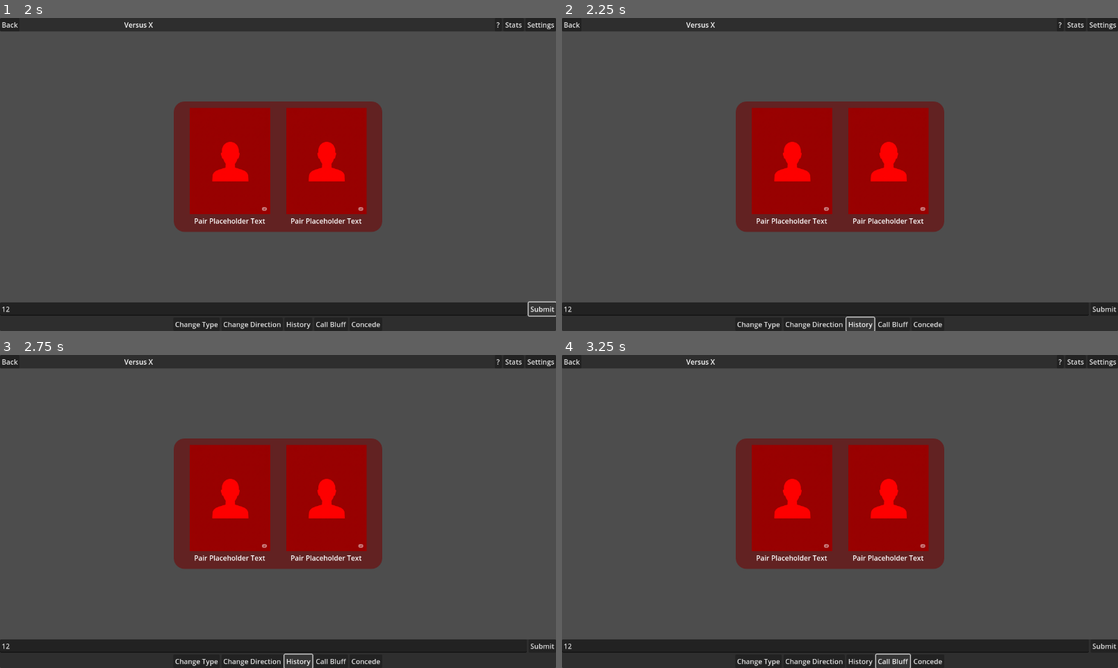
Above: before the commit, frames 1-4 (two rows, left to right).
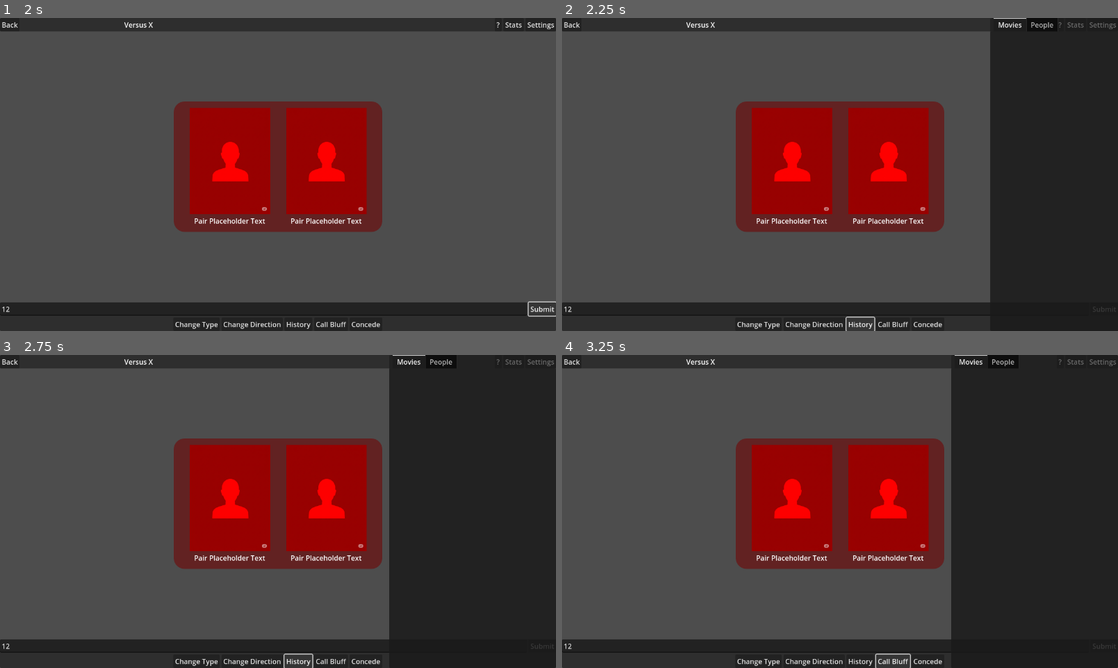
Above: after the commit, the same moments.

Repository: PlanetAriumGameStudio/movie-bluff-gameapp
Game: Godot game, scene res://scenes/game_scenes/competitive_game.tscn
Two runs of this game, one before a commit and one after it. Both use one fixed random seed, a clock stepped at 60 frames per second and the inputs below. This scene is started directly instead of the project's main scene.
Inputs (mouse positions are in pixels of both pictures, inside the frame that each line leads up to):
- Up to frame 1 (2 s): click (261, 309) at 0.52 s; type "12" at 0.6 s; click "Submit" at 1.25 s
- Up to frame 2 (2.25 s): click "History" at 2 s
- Up to frame 3 (2.75 s): no input
- Up to frame 4 (3.25 s): click "Call Bluff" at 2.75 s

Frame 1 is identical in both runs. In frame 2, 20% of the frame differs, in the area x 77-100%, y 0-100%; in frame 3, 26%, in the area x 70-100%, y 0-94%; in frame 4, 26%.

Commit message:
feat: start hooking up competitive scene to API

Diff:
--- a/scripts/game_scenes/competitive_game.gd
+++ b/scripts/game_scenes/competitive_game.gd
@@ -1,6 +1,21 @@
 extends BaseGame
 
+@onready var current_pair: MoviePersonPair = %CurrentPair
+@onready var waiting_overlay: PanelContainer = %WaitingOverlay
+@onready var history_panel: PanelContainer = %HistoryPanel
+@onready var history_button: Button = %HistoryButton
+@onready var call_bluff_button: Button = %CallBluffButton
+@onready var concede_button: Button = %ConcedeButton
+
 var player_is_active: bool = false
+var game_id: int
+var game_state: Dictionary
+var _history_panel_visible = false
+
+# --- Public Methods ---
+
+func start_game(p_game_id: int) -> void:
+	game_id = p_game_id
 
 # --- Virtual Method Override ---
 
@@ -8,48 +23,66 @@
 	print("Competitive Game Initializing")
 	set_title("Versus X")
 
+	# Connect UI signals
+	history_button.pressed.connect(_on_history_button_pressed)
+	call_bluff_button.pressed.connect(_on_call_bluff_button_pressed)
+	concede_button.pressed.connect(_on_concede_button_pressed)
 	submit_button.pressed.connect(_on_submission)
 	submission_input.text_submitted.connect(_on_submission)
 	change_type_toggle_button.pressed.connect(_on_change_type_toggle_button_button_down)
 
+	# Connect API signals
+	ApiClient.competitive_submission_succeeded.connect(_on_api_submission_succeeded)
+	ApiClient.competitive_game_state.connect(_on_api_game_state_received)
+	ApiClient.request_failed.connect(_on_api_request_failed)
+
 	set_state(State.INIT)
 
 # --- State Enter/Exit Logic ---
 
 func _enter_init():
 	print("Entering INIT state")
-	# TODO: Reset all game variables to their defaults
-
-	# TODO: Connect to all signals from our API client
-	# api_client.game_state_received.connect(_on_api_game_state_received)
-	# api_client.submission_succeeded.connect(_on_api_submission_succeeded)
-	# api_client.request_failed.connect(_on_api_request_failed)
-
-	# TODO: Initial fetch of the game state from the server
-	# api_client.fetch_game_state()
-
-	# For now, we'll just transition to waiting
-	set_state(State.WAITING_FOR_OPPONENT)
+	# Position the history panel off-screen initially and hide it
+	history_panel.position.x = get_viewport_rect().size.x
+	history_panel.hide()
+
+	# Reset game variables to their defaults
+	game_state = {}
+
+	# Initial fetch of the game state from the server
+	_fetch_game_state()
 
 
 func _enter_waiting_for_opponent():
 	print("Entering WAITING_FOR_OPPONENT state")
-	# TODO: Show UI indicating we are waiting for the other player
-	# This could be a waiting spinner, or a message.
-	# We might need a timer to periodically check the game state.
+	waiting_overlay.show()
+	# The concede button should be available even when waiting
+	concede_button.disabled = false
+	# All other controls should be disabled
+	call_bluff_button.disabled = true
+	submit_button.disabled = true
+	submission_input.editable = false
+
 
 func _exit_waiting_for_opponent():
 	print("Exiting WAITING_FOR_OPPONENT state")
-	# TODO: Hide the waiting UI
+	waiting_overlay.hide()
 
 func _enter_playing():
 	print("Entering PLAYING state")
-	# TODO: Enable UI elements for gameplay
-	# This is where the player will make their moves.
+	# Enable all controls for the active player
+	concede_button.disabled = false
+	call_bluff_button.disabled = false
+	submit_button.disabled = false
+	submission_input.editable = true
 
 func _exit_playing():
 	print("Exiting PLAYING state")
-	# TODO: Disable UI to prevent input when not in the PLAYING state
+	# Disable all controls when leaving the playing state
+	concede_button.disabled = true
+	call_bluff_button.disabled = true
+	submit_button.disabled = true
+	submission_input.editable = false
 
 func _enter_submitting():
 	print("Entering SUBMITTING state")
@@ -61,34 +94,112 @@
 
 func _enter_completed():
 	print("Entering COMPLETED state")
-	# TODO: Show the game over screen with results
-	# %GameCompletionPopupPanel.popup()
+
+	var winner_id = game_state.get("winnerId", 0)
+	var player_id = LoginManager.get_player_id() # Assuming LoginManager autoload
+
+	var title_text = ""
+	var message_text = ""
+
+	if winner_id == player_id:
+		title_text = "You Win!"
+	else:
+		title_text = "You Lose!"
+
+	message_text = game_state.get("winReason", "The game has concluded.")
+
+	# Get popup nodes
+	var popup = %GameCompletionPopup
+	var title_label = popup.get_node("VBoxContainer/CompletionLabel")
+	var results_container = popup.get_node("VBoxContainer/ResultsContainer")
+
+	# Clear any old results
+	for child in results_container.get_children():
+		child.queue_free()
+
+	# Set new results
+	title_label.text = title_text
+	var message_label = Label.new()
+	message_label.text = message_text
+	results_container.add_child(message_label)
+
+	# Disable game controls
+	call_bluff_button.disabled = true
+	concede_button.disabled = true
+	submit_button.disabled = true
+	submission_input.editable = false
+
+	popup.popup_centered()
 
 func _exit_completed():
 	print("Exiting COMPLETED state")
 
+# --- Private Methods ---
+
+func _fetch_game_state() -> void:
+	if not game_id:
+		print_debug("Game ID not set. Cannot fetch game state.")
+		# TODO: Handle this error gracefully, maybe return to main menu
+		return
+	ApiClient.fetch_competitive_game_state(game_id)
+
+
+func _update_history_lists(p_game_state: Dictionary) -> void:
+	var movie_list = %HistoryPanel.get_node("TabContainer/UsedMovies/ScrollContainer/MovieList")
+	var people_list = %HistoryPanel.get_node("TabContainer/UsedPeople/ScrollContainer/PeopleList")
+
+	# Clear existing history
+	for child in movie_list.get_children():
+		child.queue_free()
+	for child in people_list.get_children():
+		child.queue_free()
+
+	# Populate movie history
+	if p_game_state.has("usedMovies"):
+		for movie in p_game_state.usedMovies:
+			var label = Label.new()
+			label.text = movie.title
+			movie_list.add_child(label)
+
+	# Populate people history
+	if p_game_state.has("usedPeople"):
+		for person in p_game_state.usedPeople:
+			var label = Label.new()
+			label.text = person.name
+			people_list.add_child(label)
+
+
 # --- API Signal Handlers ---
 
-# func _on_api_game_state_received(game_state: Dictionary):
-# 	# TODO: Process the game state from the server
-# 	# This will determine if it's our turn, what the current path is, etc.
-# 	if game_state.get("game_over", false):
-# 		set_state(State.COMPLETED)
-# 	elif game_state.get("is_current_player_turn", false):
-# 		set_state(State.PLAYING)
-# 	else:
-# 		set_state(State.WAITING_FOR_OPPONENT)
-
-# func _on_api_submission_succeeded(response: Dictionary):
-# 	# The server has confirmed our move, now we wait for the opponent
-# 	set_state(State.WAITING_FOR_OPPONENT)
-
-# func _on_api_request_failed(message: String):
-# 	# TODO: Implement a user-facing error popup
-# 	print("API Error: ", message)
-# 	# We might want to return to the PLAYING state to allow the user to retry
-# 	if current_state == State.SUBMITTING:
-# 		set_state(State.PLAYING)
+func _on_api_game_state_received(p_game_state: Dictionary) -> void:
+	game_state = p_game_state
+
+	# The API returns a 'pairing' object nested in the game state
+	if game_state.has("pairing"):
+		var new_pairing = Pairing.parse_pairing_from_json(game_state.pairing)
+		current_pair.set_pairing(new_pairing)
+
+	_update_history_lists(game_state)
+
+	if game_state.get("gameStatus", "") == "finished":
+		set_state(State.COMPLETED)
+	elif game_state.get("isYourTurn", false):
+		set_state(State.PLAYING)
+	else:
+		set_state(State.WAITING_FOR_OPPONENT)
+
+
+func _on_api_submission_succeeded(response: Dictionary):
+	# The server has confirmed our move, now we just need to fetch the new state
+	_fetch_game_state()
+
+
+func _on_api_request_failed(message: String):
+	# TODO: Implement a user-facing error popup
+	print("API Error: ", message)
+	# We might want to return to the PLAYING state to allow the user to retry
+	if current_state == State.SUBMITTING:
+		set_state(State.PLAYING)
 
 
 # --- UI Event Handlers ---
@@ -97,18 +208,69 @@
 	if current_state != State.PLAYING:
 		return
 
-	print("Submitting move...")
-	# TODO: Gather the data from the UI
-	# var move_data = ...
-
-	# Transition to the submitting state
+	var submission_text = submission_input.get_text()
+	if submission_text.is_empty():
+		# TODO: Show an error to the user
+		print("Submission is empty.")
+		return
+
+	# The selected pairing is stored in the submission_input by the base class
+	var selected_pairing = submission_input.selected_pairing
+	if not selected_pairing:
+		# This can happen if the user types something that isn't from the autocomplete
+		# For a bluff, this is allowed. We need to decide how to handle it.
+		# For now, let's just log it. A more robust solution would check the API.
+		print("No valid pairing selected for submission.")
+		# We'll allow the submission to proceed as a potential bluff.
+
+	var turn_data = {
+		"type": "movie" if submission_input.get_meta("submission_type") == "movie" else "person",
+		"id": selected_pairing.movie_id if selected_pairing and submission_input.get_meta("submission_type") == "movie" else selected_pairing.person_id if selected_pairing else 0,
+		"name": submission_text # Send the raw text for the bluff case
+	}
+
+	print("Submitting move: ", turn_data)
 	set_state(State.SUBMITTING)
-
-	# TODO: Call the API to submit the move
-	# api_client.submit_move(move_data)
+	ApiClient.submit_pvp_turn(game_id, turn_data)
 
 func _on_change_type_toggle_button_button_down() -> void:
 	if current_state != State.PLAYING:
 		return
 
 	submission_input.grab_focus()
+
+func _on_history_button_pressed() -> void:
+	_history_panel_visible = not _history_panel_visible
+	var tween = get_tree().create_tween()
+	var target_position_x
+
+	if _history_panel_visible:
+		history_panel.show()
+		target_position_x = get_viewport_rect().size.x - history_panel.size.x
+	else:
+		target_position_x = get_viewport_rect().size.x
+
+	tween.tween_property(history_panel, "position:x", target_position_x, 0.3).set_trans(Tween.TRANS_CUBIC).set_ease(Tween.EASE_IN_OUT)
+
+	if not _history_panel_visible:
+		await tween.finished
+		history_panel.hide()
+
+
+func _on_call_bluff_button_pressed() -> void:
+	if current_state != State.PLAYING:
+		return
+
+	print("Calling bluff...")
+	set_state(State.SUBMITTING)
+	ApiClient.competitive_call_bluff(game_id)
+
+
+func _on_concede_button_pressed() -> void:
+	# Allow conceding even when waiting
+	if current_state != State.PLAYING and current_state != State.WAITING_FOR_OPPONENT:
+		return
+
+	print("Conceding game...")
+	set_state(State.SUBMITTING)
+	ApiClient.competitive_concede_game(game_id)
--- a/scripts/global_scripts/api_client.gd
+++ b/scripts/global_scripts/api_client.gd
@@ -13,11 +13,17 @@
 signal daily_submission_succeeded(results_data: Dictionary)
 signal movie_credits_received(credits: Array, original_pair: Pairing)
 signal person_credits_received(credits: Array, original_pair: Pairing)
-signal active_game_list_received(games: Array)
-signal completed_game_list_received(games: Array)
-signal competitive_game_state_received(game_state: Dictionary)
-signal competitive_new_game_created(game_id: int)
 signal request_failed(message: String)
+
+# --- PVP API Signals ---
+signal active_game_list_received(games: Array) # GET /api/pvp/games/active
+signal completed_game_list_received(games: Array) # GET /api/pvp/games/completed
+signal competitive_new_game_created(game_id: int) # POST /pvp/random
+signal competitive_game_state(game_id: int) # GET /api/pvp/{game_id}
+signal competitive_submission_succeeded(game_id: int, move: Dictionary) # POST /api/pvp/{game_id}/turn
+signal competitive_game_bluff(game_id: int, move: Dictionary) # POST /api/pvp/{game_id}/bluff
+signal competitive_game_concede(game_id: int) # POST /api/pvp/{game_id}/concede
+
 
 # --- Constants ---
 const SERVER_BASE_URL = "http://127.0.0.1:8080" # Change to your production URL
@@ -60,16 +66,26 @@
 	_make_request("/api/person/%d/credits" % pair.person_id, bound_callback)
 
 func fetch_active_game_list() -> void:
-	_make_request("/api/pvp/games/active", _on_active_game_list_response)
+	_make_request("/api/pvp/active", _on_active_game_list_response)
 
 func fetch_completed_game_list() -> void:
-	_make_request("/api/pvp/games/completed", _on_completed_game_list_response)
+	_make_request("/api/pvp/completed", _on_completed_game_list_response)
 
 func create_new_competitive_game() -> void:
 	_make_request("/api/pvp/random", _on_competitive_new_game_response, HTTPClient.METHOD_POST)
 
-func fetch_competitive_game_state(game_id: String) -> void:
-	_make_request("/api/competitive/games/%s" % game_id, _on_competitive_game_state_response)
+func fetch_competitive_game_state(game_id: int) -> void:
+	_make_request("/api/pvp/%d" % game_id, _on_competitive_game_state_response)
+
+func submit_pvp_turn(game_id: int, move: Dictionary) -> void:
+	var body = { "type": move.type, "id": move.id, "name": move.name }
+	_make_request("/api/pvp/%d/turn" % game_id, _on_competitive_submission_response, HTTPClient.METHOD_POST, JSON.stringify(body))
+
+func competitive_call_bluff(game_id: int) -> void:
+	_make_request("/api/pvp/%d/bluff" % game_id, _on_competitive_game_bluff_response, HTTPClient.METHOD_POST)
+
+func competitive_concede_game(game_id: int) -> void:
+	_make_request("/api/pvp/%d/concede" % game_id, _on_competitive_game_concede_response, HTTPClient.METHOD_POST)
 
 # --- Private Core Logic ---
 
@@ -178,4 +194,19 @@
 func _on_competitive_game_state_response(result, response_code, _headers, body):
 	var data = _parse_response(result, response_code, body, "Competitive Game State")
 	if data == null: return
-	emit_signal("competitive_game_state_received", data)
+	emit_signal("competitive_game_state", data)
+
+func _on_competitive_submission_response(result, response_code, _headers, body):
+	var data = _parse_response(result, response_code, body, "Competitive Submission")
+	if data == null: return
+	emit_signal("competitive_game_submit_turn", data)
+
+func _on_competitive_game_bluff_response(result, response_code, _headers, body):
+	var data = _parse_response(result, response_code, body, "Competitive Bluff")
+	if data == null: return
+	emit_signal("competitive_game_bluff", data)
+
+func _on_competitive_game_concede_response(result, response_code, _headers, body):
+	var data = _parse_response(result, response_code, body, "Competitive Concede")
+	if data == null: return
+	emit_signal("competitive_game_concede", data)
